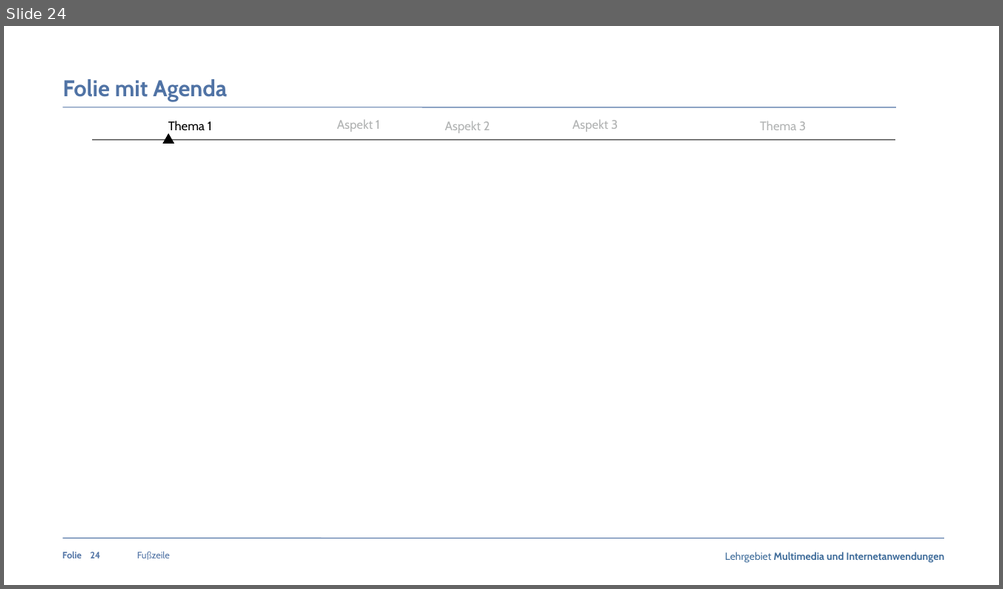
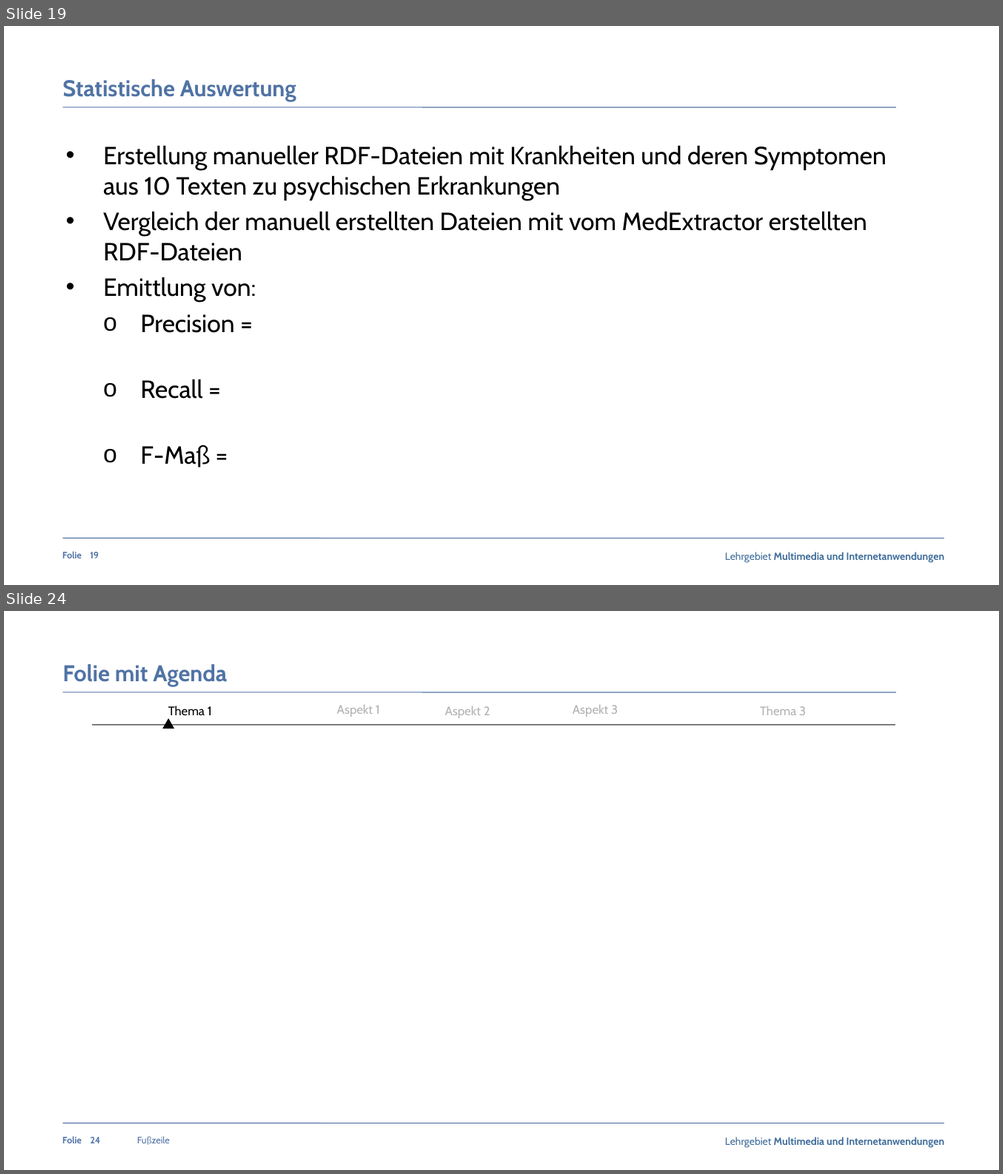
Before and after one commit to claraja/NLP_63458_WS22, a slide deck: Praesentation/Praesentation_Fachpraktikum_MedExtractor_Gruppe5.pptx. Shown one above the other, each under a label of ours: slide 24 before the commit, slides 19 and 24 after it; the slides between them are not shown. The pictures are 1003x589 and 1003x1174 pixels, drawn with LibreOffice and Linux fonts; fonts in the diff are those of the drawing; background and template pictures are left out. Boxes give left, top, right and bottom in pixels: in the first picture for what was removed or moved away, otherwise in the second. Text is boxed around its words. In the diff, an @@ line names an element or a change of style, - is before the commit and + after.

```diff
--- a/Praesentation/Praesentation_Fachpraktikum_MedExtractor_Gruppe5.pptx
+++ b/Praesentation/Praesentation_Fachpraktikum_MedExtractor_Gruppe5.pptx
@@ slide 19 added at [4,26,999,585], background #FFFFFF; not listed: 4 template elements that a slide beside it also shows @@
@@ text added at [62,79,296,101], 22 pt, text #5073A5, bold @@
+Statistische Auswertung
@@ text added at [103,145,886,468], 24 pt, text #000000 @@
+• Erstellung manueller RDF-Dateien mit Krankheiten und deren Symptomen aus 10 Texten zu psychischen Erkrankungen
+• Vergleich der manuell erstellten Dateien mit vom MedExtractor erstellten RDF-Dateien
+• Emittlung von:
+  o Precision =
+  o Recall =
+  o F-Maß =
@@ page number added at [90,552,99,559], 9 pt, text #5073A5, bold @@
+19
```
Also in this commit, not shown: 24 slides changed, 1 slide removed.
